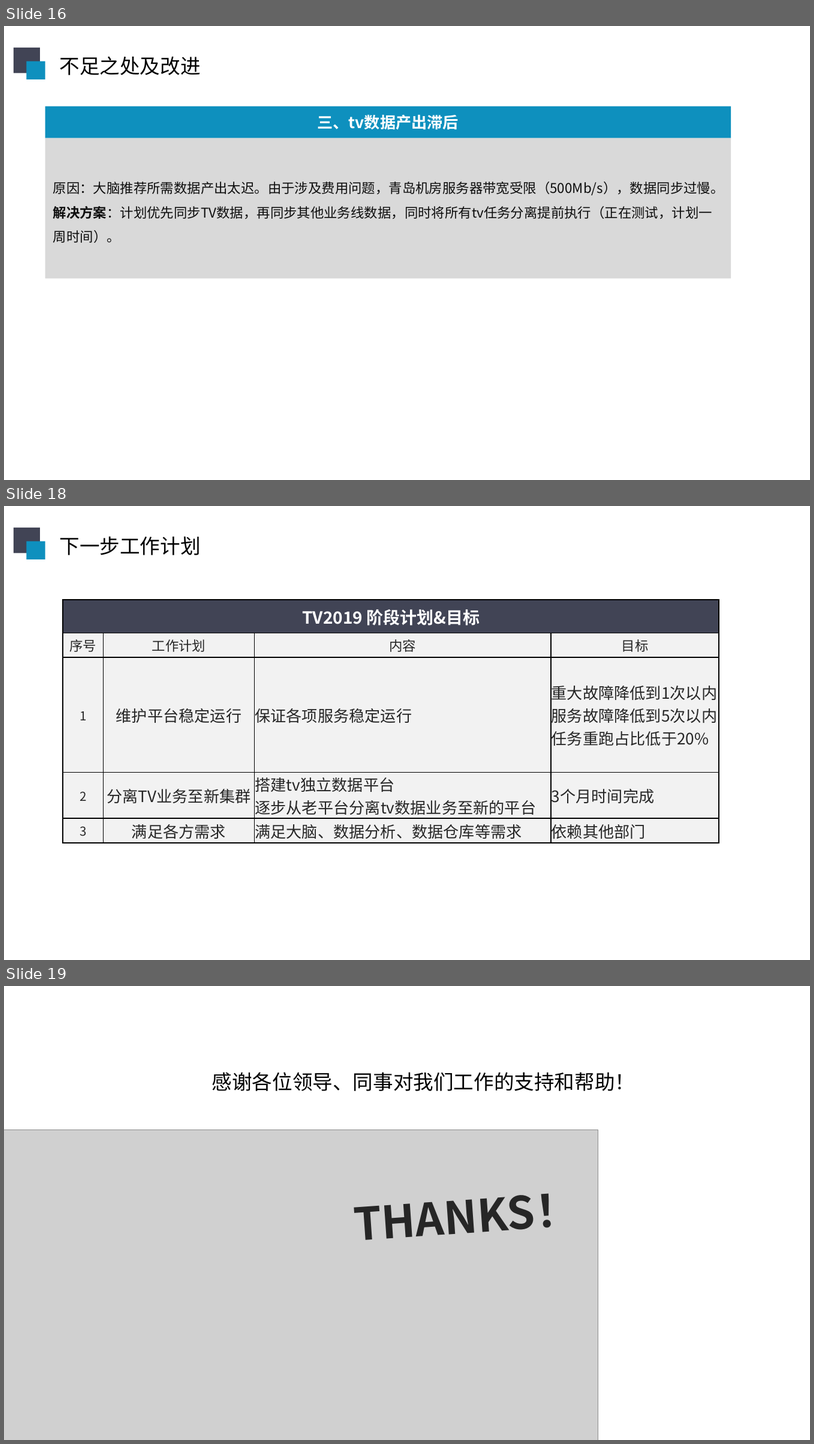
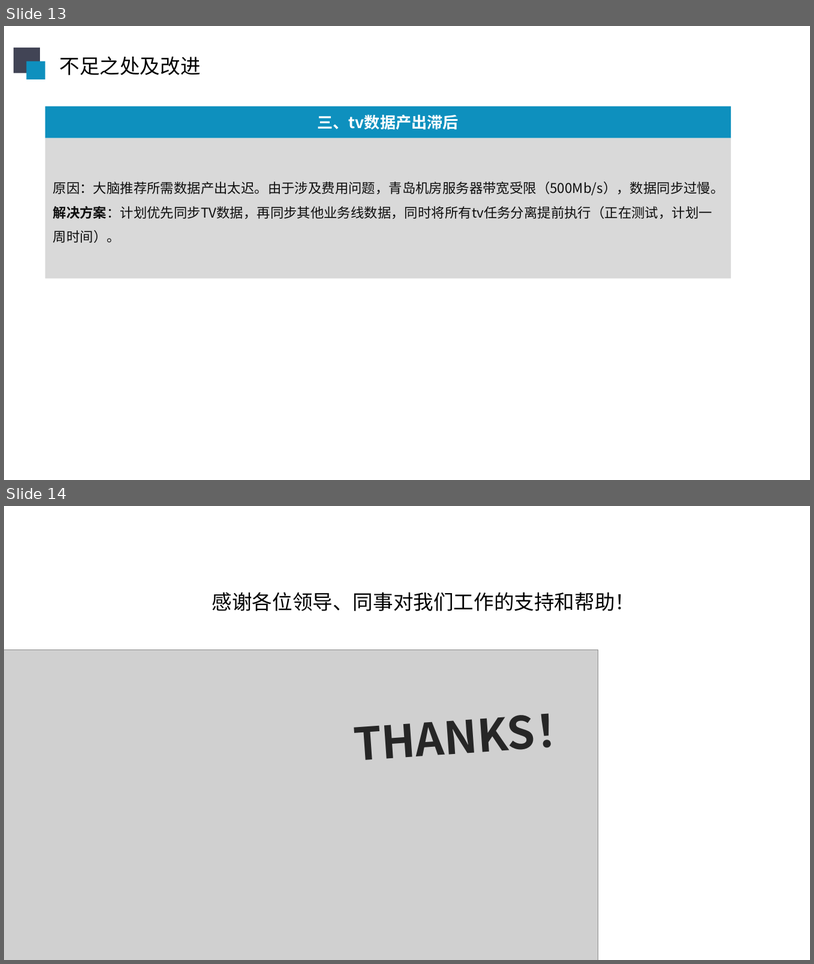
Before and after one commit to sunliangliang9201/interview_prepare, a slide deck: 在线阶段汇报20190606.pptx. Shown one above the other, each under a label of ours: slides 16, 18 and 19 before the commit, slides 13 and 14 after it; the slides between them are not shown. The pictures are 814x1444 and 814x964 pixels, drawn with LibreOffice and Linux fonts; fonts in the diff are those of the drawing; grey boxes stand for pictures. Boxes give left, top, right and bottom in pixels: in the first picture for what was removed or moved away, otherwise in the second. Text is boxed around its words. In the diff, an @@ line names an element or a change of style, - is before the commit and + after.

```diff
--- a/在线阶段汇报20190606.pptx
+++ b/在线阶段汇报20190606.pptx
@@ slide 18 removed at bbox=[4, 506, 810, 960], background #FFFFFF @@
@@ rectangle removed at bbox=[14, 528, 40, 553] @@
@@ rectangle removed at bbox=[27, 541, 45, 560] @@
@@ text removed at bbox=[60, 536, 201, 555] @@
-下一步工作计划
@@ table removed at bbox=[63, 600, 719, 841], 5 rows, 4 columns @@
-TV2019 阶段计划&目标 |  |  | 
-序号 | 工作计划 | 内容 | 目标
-1 | 维护平台稳定运行 | 保证各项服务稳定运行 | 重大故障降低到1次以内 / 服务故障降低到5次以内 / 任务重跑占比低于20%
-2 | 分离TV业务至新集群 | 搭建tv独立数据平台 / 逐步从老平台分离tv数据业务至新的平台 | 3个月时间完成
-3 | 满足各方需求 | 满足大脑、数据分析、数据仓库等需求 | 依赖其他部门
@@ what was slide 16 is now slide 13 @@
@@ what was slide 19 is now slide 14 @@
```
Also in this commit, not shown: 3 slides changed, 1 slide added, 5 other slides removed.
